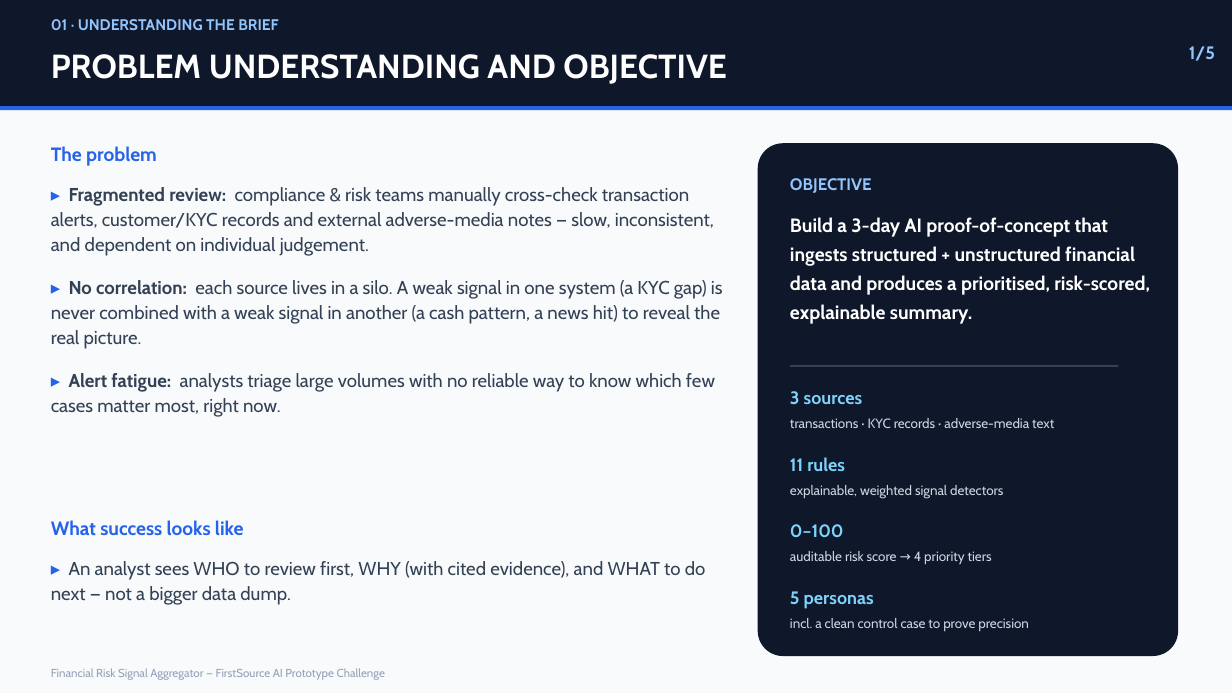
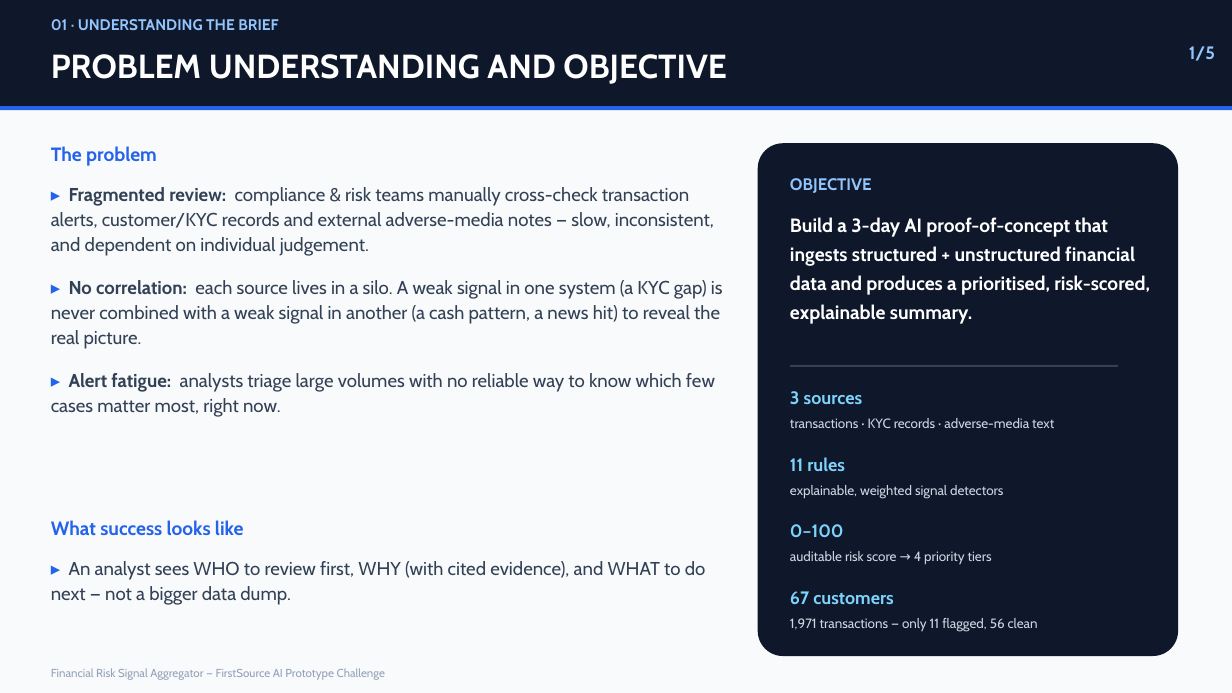
Before and after one commit to ramkumar03ace/Financial-Risk-Signal-Aggregator, a slide deck: slide 1 of docs/Financial_Risk_Signal_Aggregator_Deck.pptx. Drawn at 1232x693 pixels with LibreOffice and Linux fonts; fonts in the diff are those of the drawing. Boxes give left, top, right and bottom in pixels: in the first picture for what was removed or moved away, otherwise in the second. Text is boxed around its words. In the diff, an @@ line names an element or a change of style, - is before the commit and + after.

Commit message:
Scale sample dataset to 67 customers / 1,971 transactions; add SUMMARY.md
Replaces the 5-customer demo with a generated, realistic-scale dataset
(scripts/generate_dataset.py, Faker + fixed seed = reproducible). The
original 5 hero customers and their exact transactions/alerts are kept
unchanged so all pytest scenario tests still pass. Adds 7 new distinct
suspicious archetypes across different countries/typologies plus 55
genuinely clean background customers, so the demo shows real precision
at scale (11 flagged / 56 clean) rather than one hand-picked control case.

Fixes a real UI regression this surfaces: the "Risk score by customer"
chart used to plot every customer, which is unreadable at 67 rows. Now
filtered to flagged-only (capped at 20). The Risk Register tab defaults
to flagged-only too, with a checkbox to reveal all customers.

Adds SUMMARY.md: a written companion to the 5-slide deck covering the
problem, architecture (with a Mermaid data-flow diagram), implementation
highlights, and challenges/learnings sections.

```diff
--- a/docs/Financial_Risk_Signal_Aggregator_Deck.pptx
+++ b/docs/Financial_Risk_Signal_Aggregator_Deck.pptx
@@ text at (x1=790, y1=591, x2=893, y2=605): text changed @@
-5 personas
+67 customers
@@ text at (x1=790, y1=618, x2=1038, y2=631): text changed @@
-incl. a clean control case to prove precision
+1,971 transactions — only 11 flagged, 56 clean
```
Also in this commit, not shown: 2 other slides changed, 12 other files.
